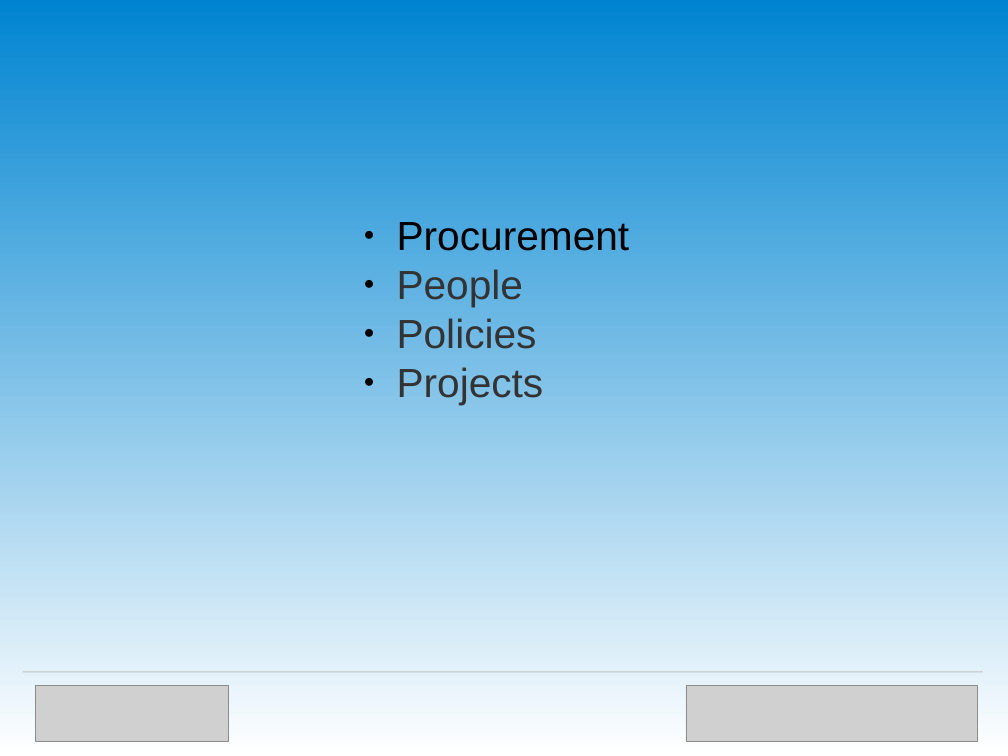
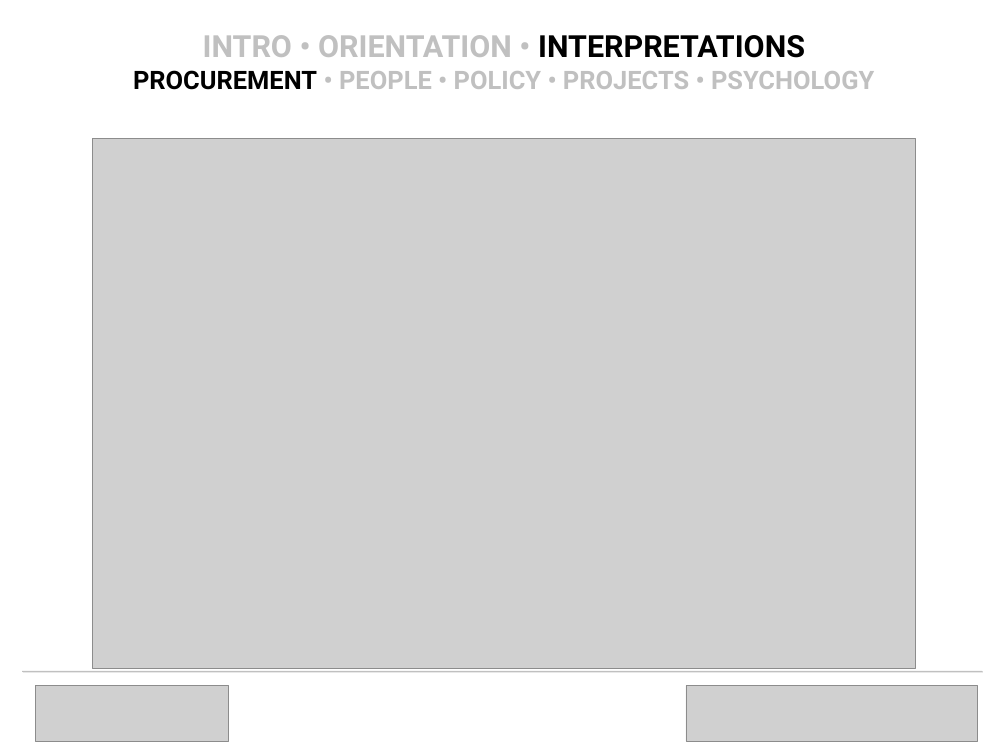
Before and after one commit to OpenTechStrategies/timelines, a slide deck: slide 9 of us-govt-open-source.odp (slide 31 before the commit). Drawn at 1008x756 pixels with LibreOffice and Linux fonts; fonts in the diff are those of the drawing; grey boxes stand for pictures; background and template pictures are left out. Boxes give left, top, right and bottom in pixels: in the first picture for what was removed or moved away, otherwise in the second. Text is boxed around its words. In the diff, an @@ line names an element or a change of style, - is before the commit and + after.

```diff
--- a/us-govt-open-source.odp
+++ b/us-govt-open-source.odp
@@ background gradient #0084D1 to #FFFFFF to #FFFFFF @@
@@ title added at (133,35,874,90), 20 pt, text #C0C0C0, bold @@
+INTRO • ORIENTATION • INTERPRETATIONS
+PROCUREMENT • PEOPLE • POLICY • PROJECTS • PSYCHOLOGY
@@ picture added at (92,138,916,669) @@
@@ text removed at (397,222,630,404) @@
-● Procurement
-● People
-● Policies
-● Projects
@@ line added from (22, 672) to (982, 672), #C0C0C0 0.71 pt @@
```
Also in this commit, not shown: 7 other slides changed, 13 slides added, 29 slides removed, 3 other files.
